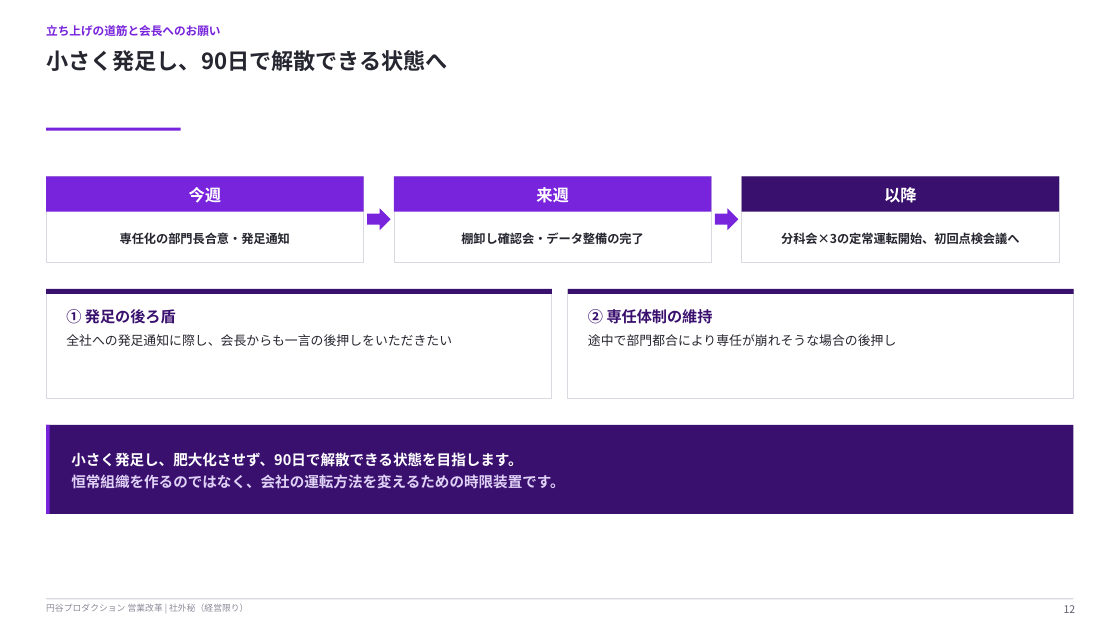
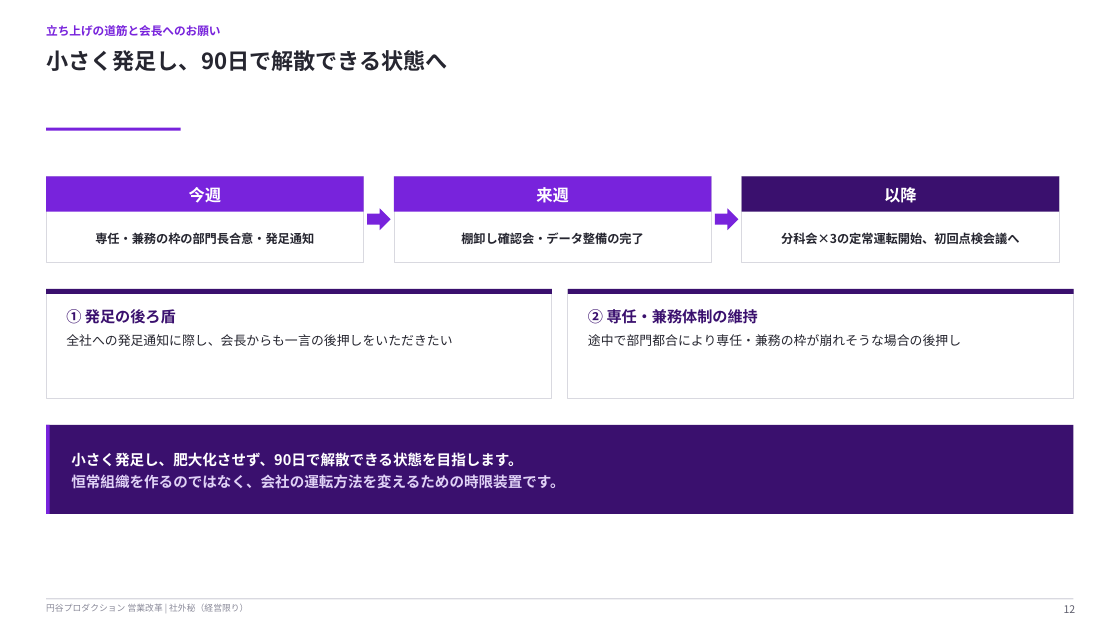
Before and after one commit to hayatoshintani-spe/kessho-lens, a slide deck: slide 12 of docs/営業改革_STO立ち上げ_山本会長共有資料.pptx. Drawn at 1120x630 pixels with LibreOffice and Linux fonts; fonts in the diff are those of the drawing. Boxes give left, top, right and bottom in pixels: in the first picture for what was removed or moved away, otherwise in the second. Text is boxed around its words. In the diff, an @@ line names an element or a change of style, - is before the commit and + after.

```diff
--- a/docs/営業改革_STO立ち上げ_山本会長共有資料.pptx
+++ b/docs/営業改革_STO立ち上げ_山本会長共有資料.pptx
@@ text at [95, 232, 314, 244]: text changed @@
-専任化の部門長合意・発足通知
+専任・兼務の枠の部門長合意・発足通知
@@ text at [588, 309, 961, 346]: text changed @@
-② 専任体制の維持
-途中で部門都合により専任が崩れそうな場合の後押し
+② 専任・兼務体制の維持
+途中で部門都合により専任・兼務の枠が崩れそうな場合の後押し
```
Also in this commit, not shown: 2 other slides changed, 11 other files.
